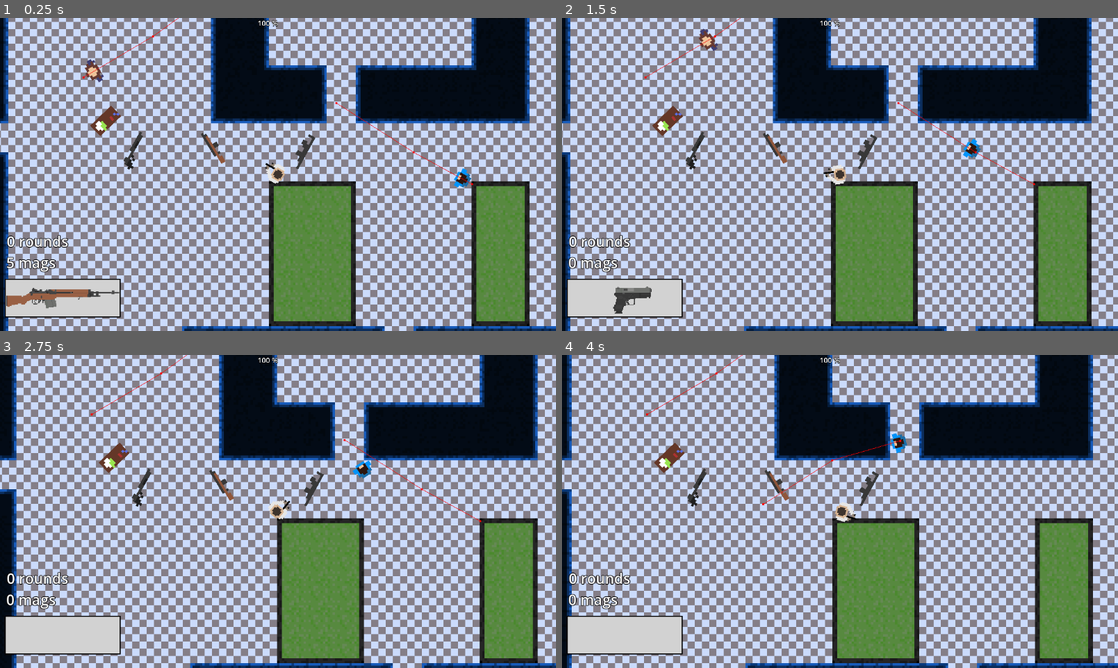
Above: before the commit, frames 1-4 (two rows, left to right).
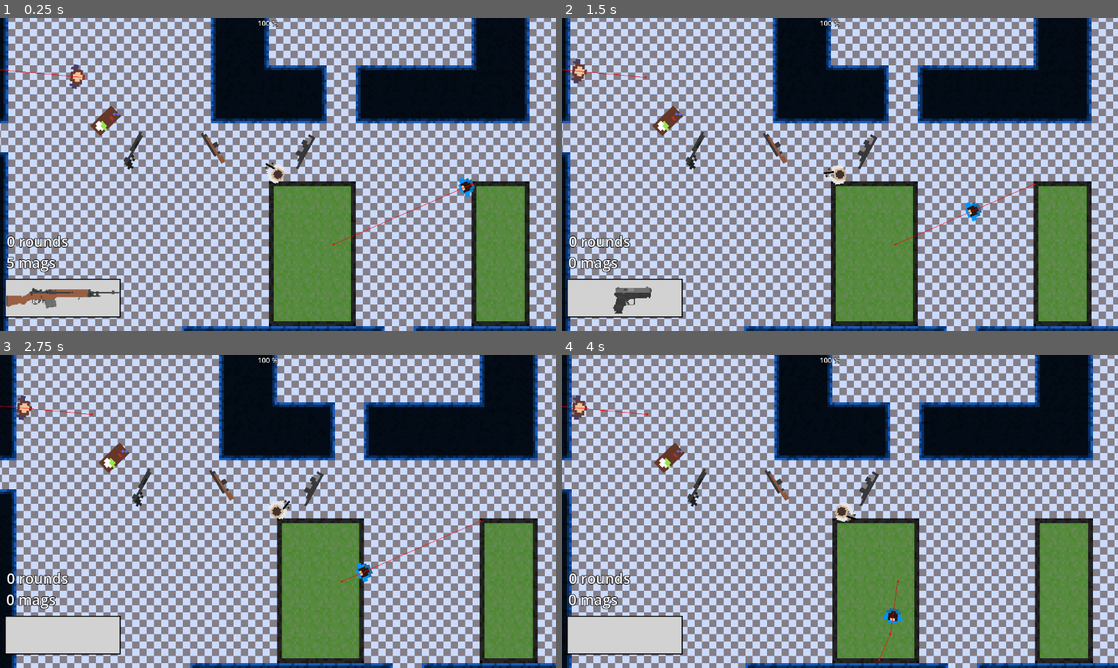
Above: after the commit, the same moments.

Repository: simplyuyu5/morimiya-like
Game: Godot game, scene res://scenes/test_scene.tscn
The game is run twice, just before and just after one commit, with the same random seed, the same clock (stepped at 60 frames per second) and the same inputs. The project has no main scene, so this scene is started directly.
Inputs (mouse positions are in pixels of both pictures, inside the frame that each line leads up to):
- Up to frame 1 (0.25 s): no input
- Up to frame 2 (1.5 s): move the mouse to (962, 158) at 0.52 s; tap 1 (1) at 0.6 s; tap 2 (2) at 0.8, 1.35 s; move the mouse to (728, 190) at 1.27 s
- Up to frame 3 (2.75 s): tap 3 (3) at 1.55, 2.1 s; move the mouse to (333, 442) at 2.02 s; tap A (a) at 2.3 s
- Up to frame 4 (4 s): move the mouse to (812, 574) at 2.77 s; tap A (a) at 2.85 s; tap D (d) at 3.05, 3.6 s; move the mouse to (1006, 558) at 3.52 s; tap P (p) at 3.8 s

The runs differ from the first frame. In frame 1, 0.7% of the frame differs, in the area x 0-86%, y 0-73%; in frame 2, 0.8%, in the area x 0-85%, y 0-73%; in frame 3, 0.6%; in frame 4, 0.6%.

Commit message:
0.42 anxiety wandering
now wander works, state "RUN" temporarily disabled.

if target is not reachable npc gonna have small mental breakdown until they find good destination

Diff:
--- a/scenes/npc/30_npc.tscn
+++ b/scenes/npc/30_npc.tscn
@@ -11,6 +11,15 @@
 [ext_resource type="Texture2D" uid="uid://5r3jknl314v6" path="res://images/living/npc-02.png" id="6_aqwbi"]
 [ext_resource type="Texture2D" uid="uid://5dtal3bbveej" path="res://images/living/npc-03.png" id="7_kbm7u"]
 [ext_resource type="Texture2D" uid="uid://dmdm8e0fpabe2" path="res://images/living/npc-04.png" id="8_rk3wh"]
+
+[sub_resource type="Gradient" id="Gradient_168wh"]
+offsets = PackedFloat32Array(1)
+colors = PackedColorArray(1, 1, 1, 1)
+
+[sub_resource type="GradientTexture2D" id="GradientTexture2D_k73aa"]
+gradient = SubResource("Gradient_168wh")
+width = 10
+height = 10
 
 [sub_resource type="SpriteFrames" id="SpriteFrames_gxeka"]
 animations = [{
@@ -72,9 +81,16 @@
 
 [node name="goal_node" type="Node2D" parent="."]
 top_level = true
-position = Vector2(133, 16)
+position = Vector2(-198, -53)
+
+[node name="Sprite2D" type="Sprite2D" parent="goal_node"]
+texture = SubResource("GradientTexture2D_k73aa")
+metadata/_edit_lock_ = true
 
 [node name="NavigationAgent2D" type="NavigationAgent2D" parent="."]
+path_desired_distance = 15.0
+target_desired_distance = 3.0
+path_max_distance = 150.0
 path_postprocessing = 2
 avoidance_enabled = true
 avoidance_layers = 17
@@ -90,7 +106,6 @@
 scale = Vector2(4.999999, 4.999999)
 sprite_frames = SubResource("SpriteFrames_gxeka")
 animation = &"dead"
-metadata/_edit_lock_ = true
 
 [node name="alive" type="AnimatedSprite2D" parent="."]
 position = Vector2(-5.9604645e-07, -2.3283064e-09)
@@ -100,7 +115,6 @@
 animation = &"bodies"
 frame = 2
 offset = Vector2(-0.0033444103, -1.4788249)
-metadata/_edit_lock_ = true
 
 [node name="CollisionShape2D3" type="CollisionShape2D" parent="."]
 scale = Vector2(0.9999998, 0.9999998)
--- a/scripts/30_npc_area.gd
+++ b/scripts/30_npc_area.gd
@@ -16,8 +16,8 @@
 
 func _process(_delta:float):
 	bleed = parent.bleed
-	if hp <= 0:
-		hp = 0
+	if parent.hp <= 0:
+		parent.hp = 0
 	hp = parent.hp
 
 func hp_func():
--- a/scripts/30_npc_movement.gd
+++ b/scripts/30_npc_movement.gd
@@ -3,6 +3,7 @@
 var hp = 120
 var bleed = 0
 var acceleration = 1
+var walking := false
 @onready var collision = $CollisionShape2D3
 @onready var dead = $dead
 @onready var alive = $alive
@@ -15,7 +16,7 @@
 @onready var timer_nav = $NavigationAgent2D/nav_timer
 @onready var timer_sound = $audio/randi_sound
 
-var goal = goal_node
+var goal# = goal_node
 
 
 enum states {
@@ -44,13 +45,9 @@
 
 func _process(_delta:float):
 
-	if hp <= -1:
-		hp = 0
-
 	var nav_point_dir = (agent.get_next_path_position() - global_position).normalized()
 	velocity = velocity.lerp(nav_point_dir * hp, acceleration)
-	alive.rotation = velocity.angle() #npc rotates where he goes
-	agent.target_position = goal.position
+	alive.rotation = velocity.angle()
 
 	if hp_man.is_dead == false:
 		hp_man.hp_func()
@@ -58,6 +55,7 @@
 		state()
 	else:
 		pass
+
 	move_and_slide()
 
 func state():
@@ -69,15 +67,26 @@
 			await get_tree().create_timer(1).timeout
 			state()
 		states.WANDER:
-			goal_node.position = global_position + Vector2(randi_range(-10,10),randi_range(-10,10))
-			goal_node.position = Vector2i(randi_range(-300,300),randi_range(-200,200)) + Vector2i(position)
-			goal = goal_node
+			if walking == false and agent.is_target_reachable() == true:
+				goal_randi()
+				walking = true
+				await get_tree().create_timer(3).timeout
+				if agent.is_target_reached() == true:
+					walking = false
+					#state()
+				else:
+					pass
+			elif agent.is_target_reachable() == false:
+				goal_randi()
 		states.RUN:
-			goal_node.position = position.direction_to(player.position)
+			#goal_node.position = position.direction_to(player.position)
 			goal = goal_node
 		states.ATTACK:
 			pass
 
+func goal_randi():
+	goal_node.position = Vector2i(randi_range(-300,300),randi_range(-200,200)) + Vector2i(position)
+	goal = goal_node
 
 func skins(num):
 	dead.frame = num
@@ -92,11 +101,11 @@
 	if eyes_ray.is_colliding() and target.is_in_group("wall"):
 		eyes_ray.enabled = false
 	elif eyes_ray.is_colliding() and target.is_in_group("danger"):
-		state_cur = states.RUN
+		state_cur = states.WANDER
 
 func die():
 	eyes_ray.enabled = false
-	eyes_ray.target_position = Vector2(0,0)
+	eyes_ray.target_position = Vector2i(0,0)
 	hp_man.is_dead = true
 	collision.disabled = true
 	alive.hide()
@@ -107,9 +116,10 @@
 
 
 func decal_bleed():
+	var blood = preload("res://scenes/blood_decal_shot.tscn").instantiate()
 	hp_man.blood.position = position + Vector2(randi_range(-20,20),randi_range(-20,20))
 	hp_man.blood.rotation = randi_range(0,360)
-	add_sibling(hp_man.blood)
+	add_sibling(blood)
 
 func _on_nav_timer_timeout() -> void:
 	if agent.target_position != goal_node.global_position:
--- a/scripts/coward.gd
+++ b/scripts/coward.gd
@@ -28,7 +28,7 @@
 
 func _ready() -> void:
 	states()
-	#goal = idle_goal
+	goal = idle_goal
 	agent.target_position = goal.global_position
 
 func _process(_delta: float) -> void:
Not shown: 1 places in scenes/npc/30_npc.tscn that only renumber resources
